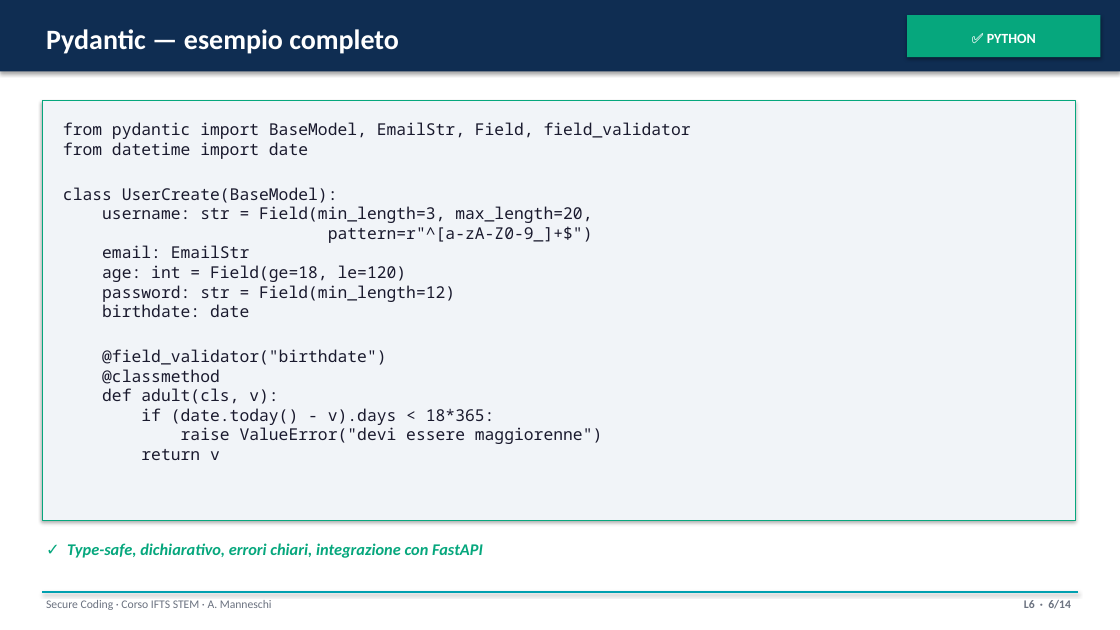
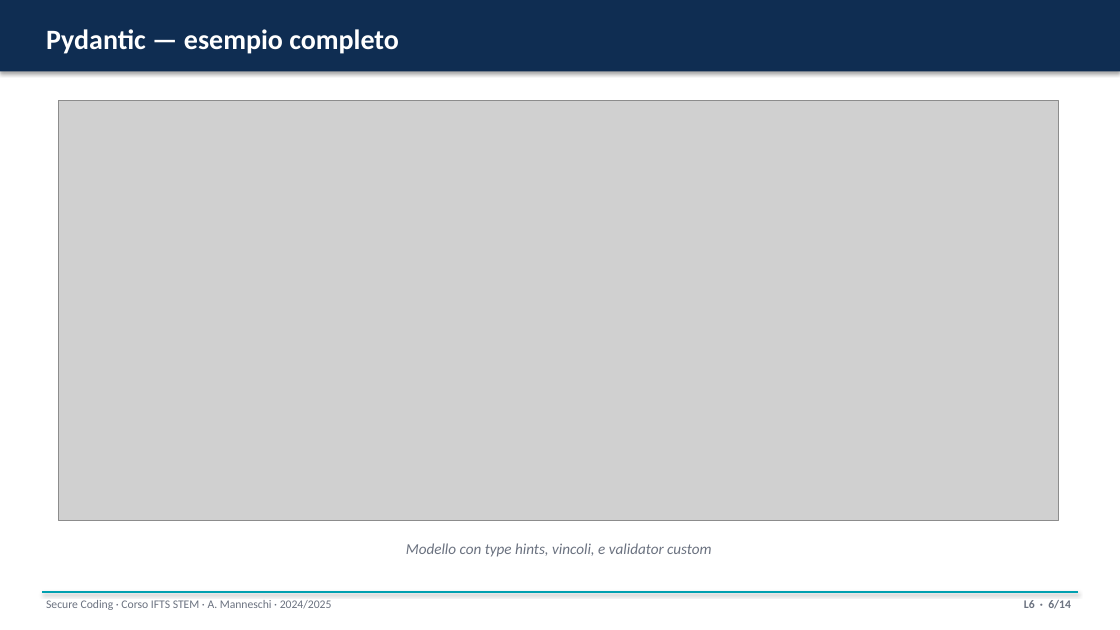
Before and after one commit to ss4i/corso-stem-ifts-secure-coding, a slide deck: slide 6 of slide/L6_validation_supply.pptx. Drawn at 1120x630 pixels with LibreOffice and Linux fonts; fonts in the diff are those of the drawing; grey boxes stand for pictures. Boxes give left, top, right and bottom in pixels: in the first picture for what was removed or moved away, otherwise in the second. Text is boxed around its words. In the diff, an @@ line names an element or a change of style, - is before the commit and + after.

```diff
--- a/slide/L6_validation_supply.pptx
+++ b/slide/L6_validation_supply.pptx
@@ rectangle removed at <box>907,15,1101,57</box> @@
@@ text removed at <box>987,34,1036,43</box> @@
-✅ PYTHON
@@ rectangle removed at <box>42,101,1075,521</box> @@
@@ picture added at <box>59,101,1059,521</box> @@
@@ text removed at <box>63,122,691,460</box> @@
-from pydantic import BaseModel, EmailStr, Field, field_validator
-from datetime import date
-class UserCreate(BaseModel):
-username: str = Field(min_length=3, max_length=20,
-pattern=r"^[a-zA-Z0-9_]+$")
-email: EmailStr
-age: int = Field(ge=18, le=120)
-password: str = Field(min_length=12)
-birthdate: date
-@field_validator("birthdate")
-@classmethod
-def adult(cls, v):
-if (date.today() - v).days < 18*365:
-raise ValueError("devi essere maggiorenne")
-return v
@@ text removed at <box>67,543,483,558</box> @@
-✓ Type-safe, dichiarativo, errori chiari, integrazione con FastAPI
@@ text added at <box>406,543,711,557</box>, 13 pt, text #6B7280, italic @@
+Modello con type hints, vincoli, e validator custom
@@ text at <box>46,600,332,610</box>: text changed @@
-Secure Coding · Corso IFTS STEM · A. Manneschi
+Secure Coding · Corso IFTS STEM · A. Manneschi · 2024/2025
```
Also in this commit, not shown: 11 other slides changed, 2 slides added, 2 slides removed, 26 other files.
